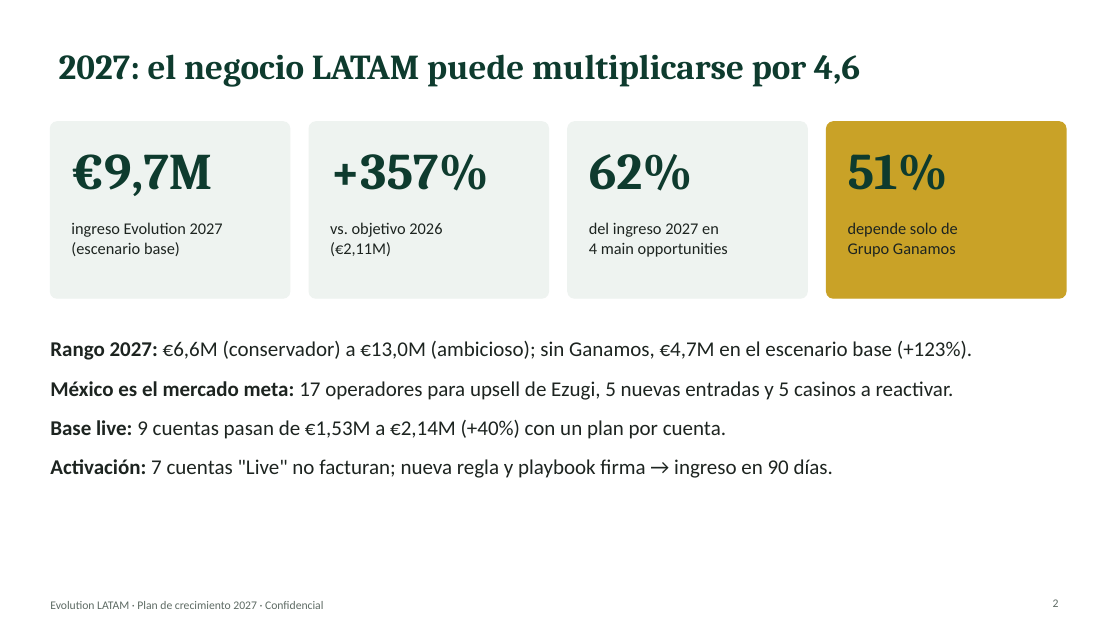
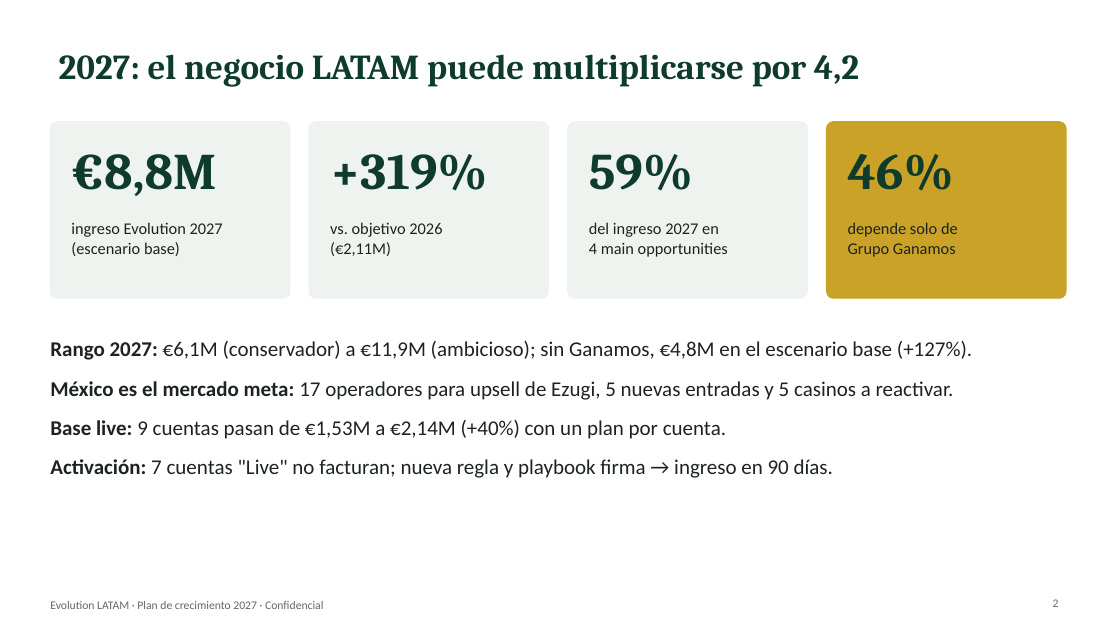
Before and after one commit to Merideck24/Figma, a slide deck: slide 2 of docs/Evolution_LATAM_Plan_Crecimiento_2027.pptx. Drawn at 1120x630 pixels with LibreOffice and Linux fonts; fonts in the diff are those of the drawing. Boxes give left, top, right and bottom in pixels: in the first picture for what was removed or moved away, otherwise in the second. Text is boxed around its words. In the diff, an @@ line names an element or a change of style, - is before the commit and + after.

```diff
--- a/docs/Evolution_LATAM_Plan_Crecimiento_2027.pptx
+++ b/docs/Evolution_LATAM_Plan_Crecimiento_2027.pptx
@@ title at box(59, 54, 859, 86): text changed @@
-2027: el negocio LATAM puede multiplicarse por 4,6
+2027: el negocio LATAM puede multiplicarse por 4,2
@@ text at box(71, 154, 216, 196): text changed @@
-€9,7M
+€8,8M
@@ text at box(330, 154, 487, 191): text changed @@
-+357%
++319%
@@ text at box(589, 154, 693, 191): text changed @@
-62%
+59%
@@ text at box(848, 154, 954, 191): text changed @@
-51%
+46%
@@ text at box(50, 341, 972, 360): text changed @@
-• Rango 2027: €6,6M (conservador) a €13,0M (ambicioso); sin Ganamos, €4,7M en el escenario base (+123%).
+• Rango 2027: €6,1M (conservador) a €11,9M (ambicioso); sin Ganamos, €4,8M en el escenario base (+127%).
```
Also in this commit, not shown: 5 other slides changed, 2 slides added, 2 other files.
